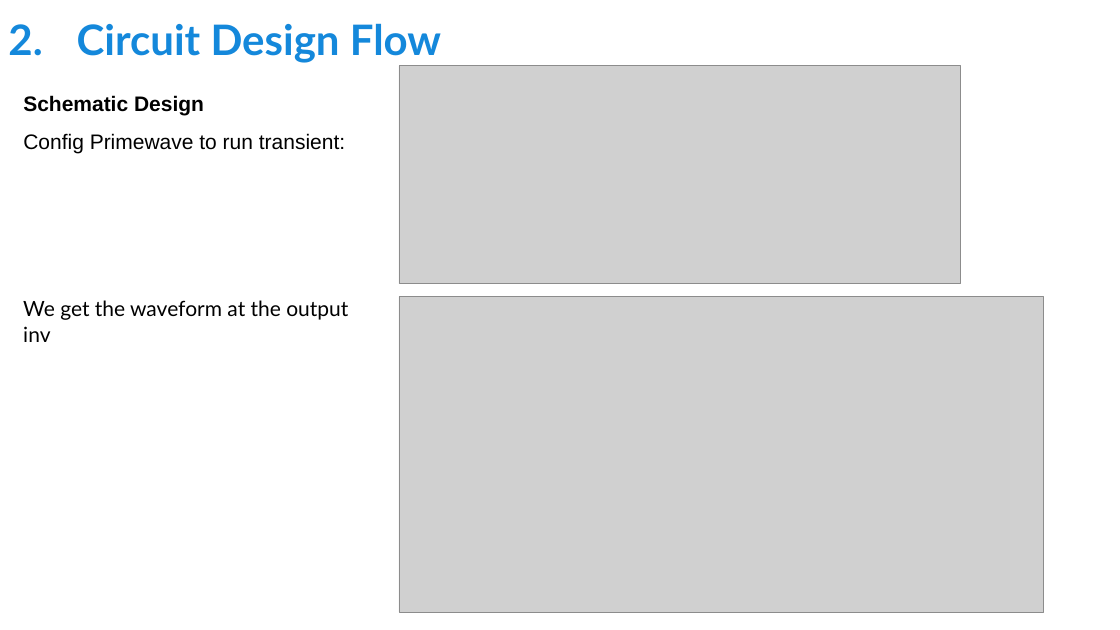
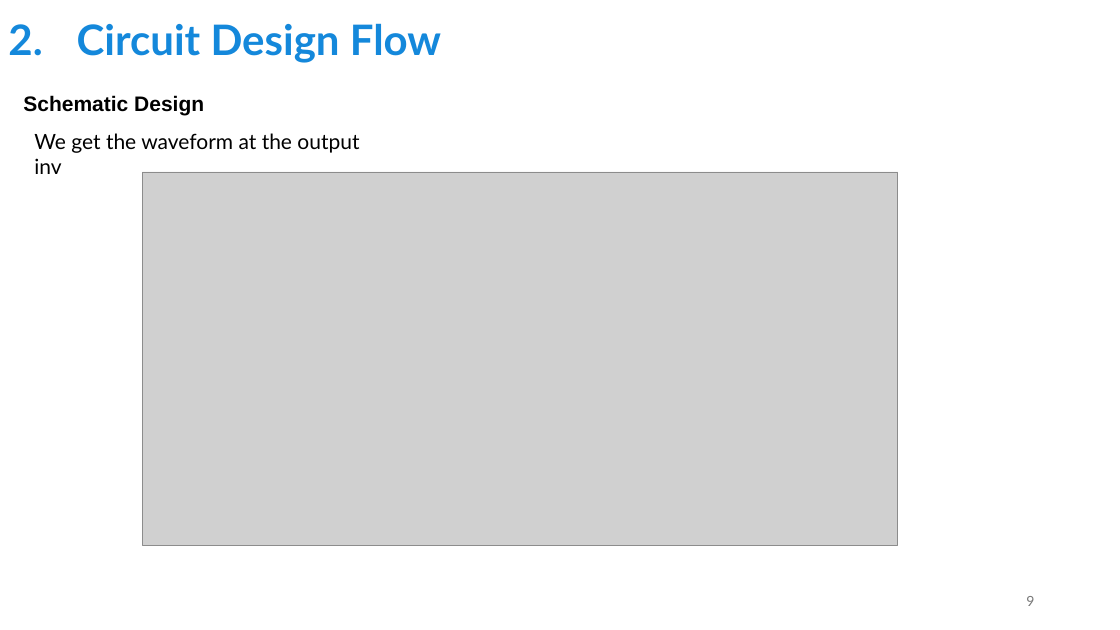
Before and after one commit to tien2032002/CC-Guideline, a slide deck: slide 9 of SYNOPSYS TOOLS GUIDELINES 1.pptx (slide 8 before the commit). Drawn at 1120x630 pixels with LibreOffice and Linux fonts; fonts in the diff are those of the drawing; grey boxes stand for pictures. Boxes give left, top, right and bottom in pixels: in the first picture for what was removed or moved away, otherwise in the second. Text is boxed around its words. In the diff, an @@ line names an element or a change of style, - is before the commit and + after.

Commit message:
update circuit option

```diff
--- a/SYNOPSYS TOOLS GUIDELINES 1.pptx
+++ b/SYNOPSYS TOOLS GUIDELINES 1.pptx
@@ picture removed at (399, 66, 960, 283) @@
@@ text at (23, 133, 345, 154): paragraph removed @@
-Config Primewave to run transient:
@@ text "We get the waveform at ...": place and size @@
-text "We get the waveform at ..." at (23, 300, 348, 342)
+text "We get the waveform at ..." at (34, 133, 359, 174)
@@ picture: place and size @@
-picture at (399, 297, 1044, 612)
+picture at (142, 172, 898, 545)
@@ page number added at (1026, 596, 1034, 606), 12 pt, text #797979 @@
+9
```
Also in this commit, not shown: 1 slide added.
